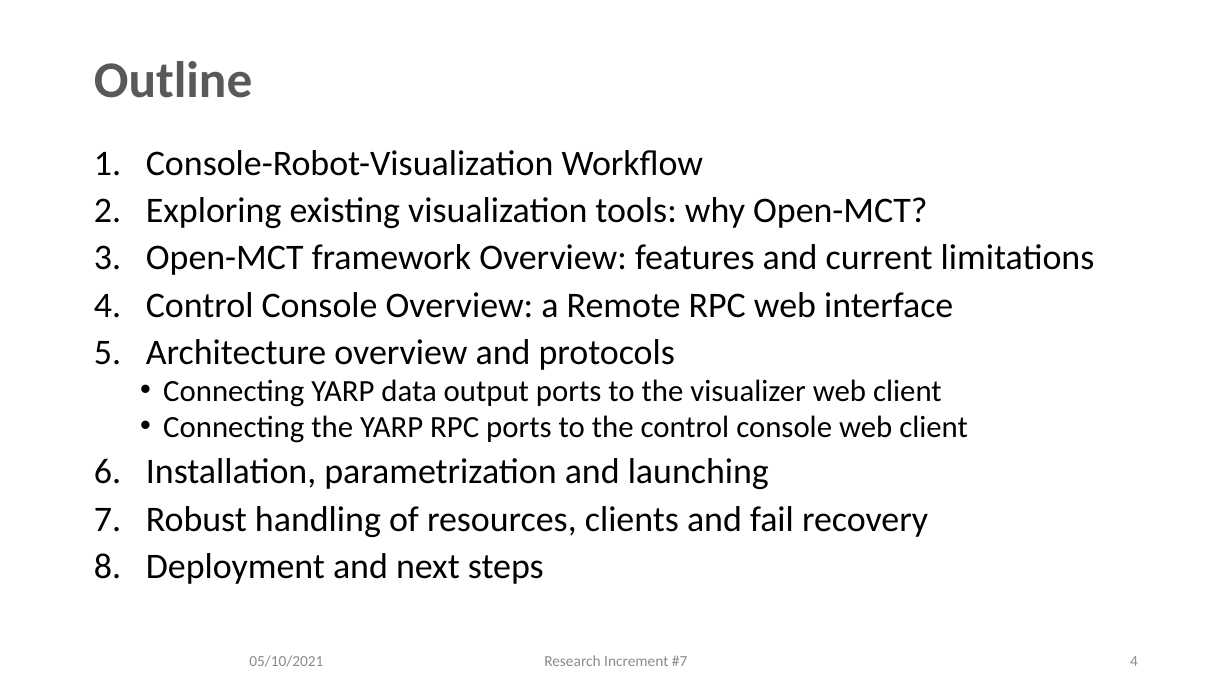
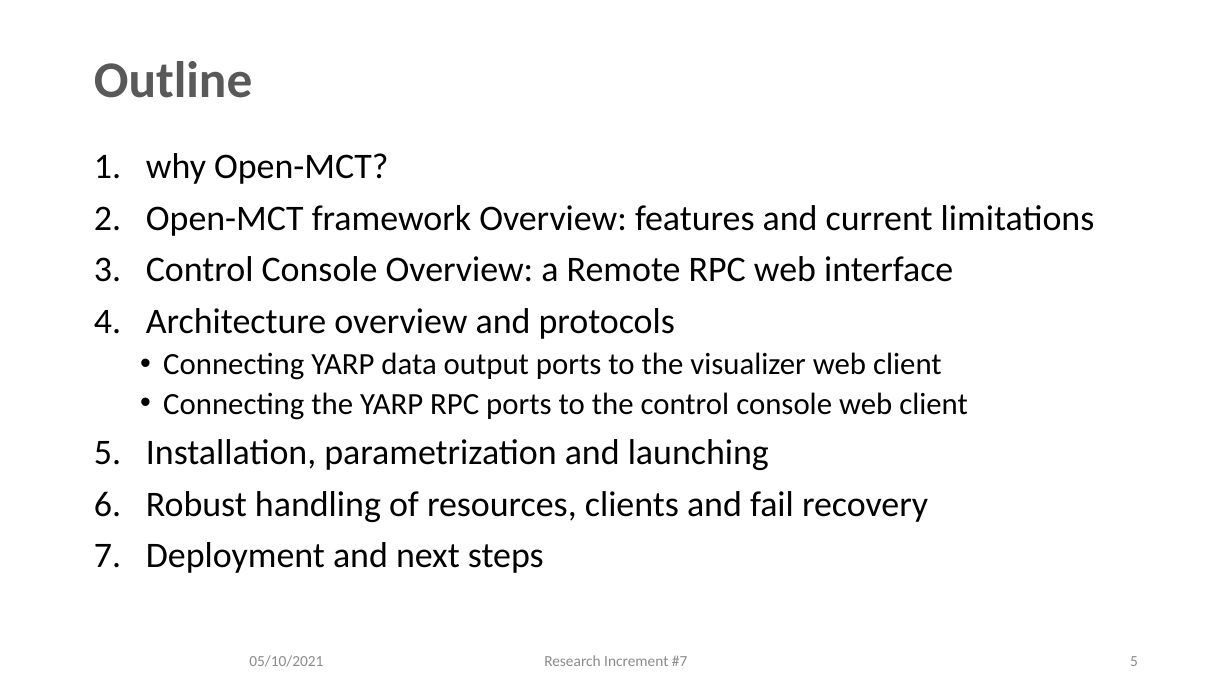
Before and after one commit to ami-iit/yarp-openmct, a slide deck: slide 5 of slides/XTeam_RI_Vertical_iCubTelemetryVisualizer_05102021.pptx (slide 4 before the commit). Drawn at 1232x693 pixels with LibreOffice and Linux fonts; fonts in the diff are those of the drawing; background and template pictures are left out. Boxes give left, top, right and bottom in pixels: in the first picture for what was removed or moved away, otherwise in the second. Text is boxed around its words. In the diff, an @@ line names an element or a change of style, - is before the commit and + after.

```diff
--- a/slides/XTeam_RI_Vertical_iCubTelemetryVisualizer_05102021.pptx
+++ b/slides/XTeam_RI_Vertical_iCubTelemetryVisualizer_05102021.pptx
@@ text at (146, 153, 388, 184): text changed @@
-1. Console-Robot-Visualization Workflow
-2. Exploring existing visualization tools: why Open-MCT?
+1. why Open-MCT?
@@ text at (146, 205, 1095, 573): line spacing 0.8 to 0.9 @@
@@ page number at (1130, 656, 1138, 666): text changed @@
-4
+5
```
Also in this commit, not shown: 2 other slides changed, 1 slide added, 1 slide removed.
